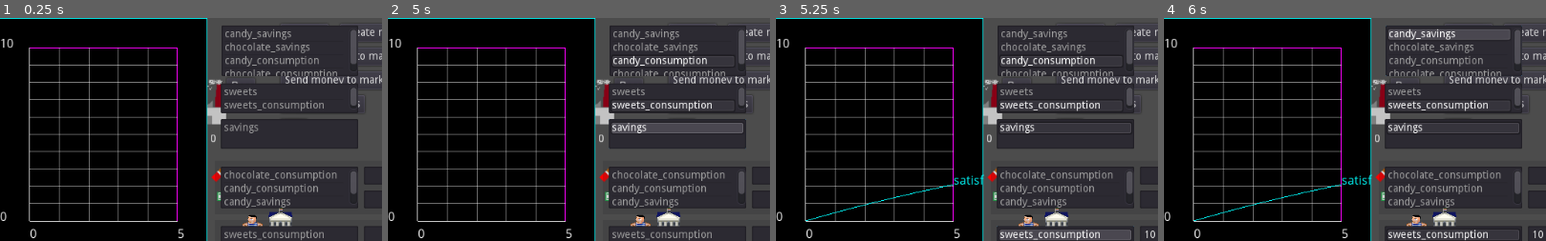
Above: before the commit, frames 1-4 (left to right).
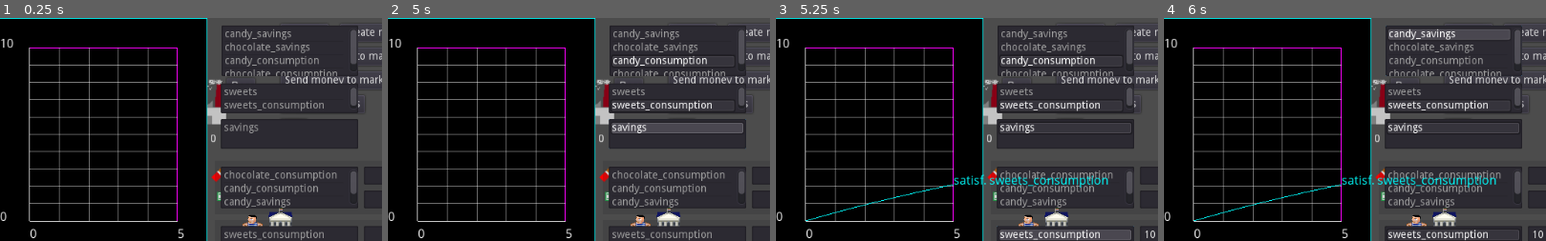
Above: after the commit, the same moments.

Repository: carlostgit/Fiat2
Game: Godot game, scene res://Fiat.tscn
The game is run twice, just before and just after one commit, with the same random seed, the same clock (stepped at 60 frames per second) and the same inputs.
Inputs:
- Up to frame 1 (0.25 s): no input
- Up to frame 2 (5 s): click "Produce" at 0.5 s; click "Create money" at 1.25 s; click "Send products to market" at 2 s; click "Send money to market" at 2.75 s; click "Calculate prices" at 3.5 s; click "Buy" at 4.25 s
- Up to frame 3 (5.25 s): click "Buy" at 5 s
- Up to frame 4 (6 s): click "Produce" at 5.75 s
The pictures show only the part of the screen within x 0-50%, y 0-50%; the shares and areas given below are measured in that part.

Frames 1-2 are identical in both runs. In frame 3, 0.6% of the frame differs, in the area x 54-87%, y 70-77%; in frame 4, 0.6%.

Commit message:
Avanzo en PriceCalculationTesterScene

Diff:
--- a/PriceCalculation/PriceCalculationTesterScene.gd
+++ b/PriceCalculation/PriceCalculationTesterScene.gd
@@ -6,8 +6,8 @@
 # var b = "text"
 
 const SatisfactionCalculator = preload("res://PriceCalculation/SatisfactionCalculator.gd")
-var _satisfaction_calculator:SatisfactionCalculator = null
-
+var _satisfaction_calculator_ref:SatisfactionCalculator = null
+var _satisfaction_calculator_copy:SatisfactionCalculator = null
 
 # Called when the node enters the scene tree for the first time.
 func _ready():
@@ -24,7 +24,7 @@
 #	pass
 
 func update_satisfaction_calculator_data():
-	var satisf_calc:SatisfactionCalculator = _satisfaction_calculator
+	var satisf_calc:SatisfactionCalculator = _satisfaction_calculator_copy
 
 	for option in satisf_calc.get_options():
 		add_option(option)
@@ -47,7 +47,11 @@
 #	TODO seguir por aquí
 
 func set_satisfaction_calculator_ref(satisf_calculator_arg):
-	_satisfaction_calculator = satisf_calculator_arg
+	_satisfaction_calculator_ref = satisf_calculator_arg
+
+#	He creado un _init en SatisfactionCalculator, que hace de constructor de copia
+	_satisfaction_calculator_copy = SatisfactionCalculator.new(satisf_calculator_arg)
+
 	update_satisfaction_calculator_data()
 
 
@@ -69,11 +73,11 @@
 func add_satisf_curve_for_sup_combo(satif_curve_arg:String):
 	$SatisfCurvesForSupCombos/SatisfCurvesForSupCombosItemList.add_item(satif_curve_arg)
 
-func draw_satisfaction_curve(satisf_curve_arg):
+func draw_satisfaction_curve(satisf_curve_arg, curve_name_arg:String = "satisf"):
 	$Plotter.clear()
 	if satisf_curve_arg:
 		var test_funcref = funcref( satisf_curve_arg, "calculate_satifaction")
-		$Plotter.add_func_ref(test_funcref,[],"satisf")
+		$Plotter.add_func_ref(test_funcref,[],curve_name_arg)
 
 func _on_SatisfCurvesItemList_item_selected(index):
 	var option:String = $SatisfCurvesForOptions/SatisfCurvesItemList.get_item_text(index)
@@ -100,31 +104,64 @@
 	show_data_of_sup_combo(option)
 
 func show_data_of_option(option_arg:String):
-	if (_satisfaction_calculator):
-		var max_satisf = _satisfaction_calculator.get_option_max_satisfaction(option_arg)
+	if (_satisfaction_calculator_copy):
+		var max_satisf = _satisfaction_calculator_copy.get_option_max_satisfaction(option_arg)
 		$SatisfCurvesForOptions/MaxSatisfSpinBox.set_value(max_satisf)
-		var pref_at_0 = _satisfaction_calculator.get_option_preference_at_0(option_arg)
-		$SatisfCurvesForOptions/SatisfAt0SpinBox.set_value(pref_at_0)
+		var pref_at_0 = _satisfaction_calculator_copy.get_option_preference_at_0(option_arg)
+		$SatisfCurvesForOptions/PrefAt0SpinBox.set_value(pref_at_0)
 
-		var satisf_curve = _satisfaction_calculator.get_satisfaction_curve_of_option(option_arg)
-		draw_satisfaction_curve(satisf_curve)
+		var satisf_curve = _satisfaction_calculator_copy.get_satisfaction_curve_of_option(option_arg)
+		draw_satisfaction_curve(satisf_curve,"satisf. "+option_arg)
 
 func show_data_of_comp_combo(comp_combo_arg:String):
-	if (_satisfaction_calculator):
-		var max_satisf = _satisfaction_calculator.get_complementary_combo_max_satisfaction(comp_combo_arg)
+	if (_satisfaction_calculator_copy):
+		var max_satisf = _satisfaction_calculator_copy.get_complementary_combo_max_satisfaction(comp_combo_arg)
 		$SatisfCurvesForCompCombos/MaxSatisfSpinBox.set_value(max_satisf)
-		var pref_at_0 = _satisfaction_calculator.get_complementary_combo_preference_at_0(comp_combo_arg)
-		$SatisfCurvesForCompCombos/SatisfAt0SpinBox.set_value(pref_at_0)
+		var pref_at_0 = _satisfaction_calculator_copy.get_complementary_combo_preference_at_0(comp_combo_arg)
+		$SatisfCurvesForCompCombos/PrefAt0SpinBox.set_value(pref_at_0)
 
-		var satisf_curve = _satisfaction_calculator.get_satisfaction_curve_of_comp_combo(comp_combo_arg)
-		draw_satisfaction_curve(satisf_curve)
+		var satisf_curve = _satisfaction_calculator_copy.get_satisfaction_curve_of_comp_combo(comp_combo_arg)
+		draw_satisfaction_curve(satisf_curve, "satisf. "+comp_combo_arg)
 
 func show_data_of_sup_combo(sup_combo_arg:String):
-	if (_satisfaction_calculator):
-		var max_satisf = _satisfaction_calculator.get_supplementary_combo_max_satisfaction(sup_combo_arg)
+	if (_satisfaction_calculator_copy):
+		var max_satisf = _satisfaction_calculator_copy.get_supplementary_combo_max_satisfaction(sup_combo_arg)
 		$SatisfCurvesForSupCombos/MaxSatisfSpinBox.set_value(max_satisf)
-		var pref_at_0 = _satisfaction_calculator.get_supplementary_combo_preference_at_0(sup_combo_arg)
-		$SatisfCurvesForSupCombos/SatisfAt0SpinBox.set_value(pref_at_0)
+		var pref_at_0 = _satisfaction_calculator_copy.get_supplementary_combo_preference_at_0(sup_combo_arg)
+		$SatisfCurvesForSupCombos/PrefAt0SpinBox.set_value(pref_at_0)
 
-		var satisf_curve = _satisfaction_calculator.get_satisfaction_curve_of_sup_combo(sup_combo_arg)
-		draw_satisfaction_curve(satisf_curve)
+		var satisf_curve = _satisfaction_calculator_copy.get_satisfaction_curve_of_sup_combo(sup_combo_arg)
+		draw_satisfaction_curve(satisf_curve, "satisf. "+sup_combo_arg)
+
+
+
+
+
+func _on_MaxSatisfSpinBox_value_changed(value):
+	if value >= 0:
+		var max_satisf = value
+		var selected_items = $SatisfCurvesForOptions/SatisfCurvesItemList.get_selected_items()
+		if (selected_items.size()):
+			var first_select_index = selected_items[0]
+			var option = $SatisfCurvesForOptions/SatisfCurvesItemList.get_item_text(first_select_index)
+			var option_satisf_curve_dict = _satisfaction_calculator_copy.get_option_satisf_curve_dict()
+			if (option_satisf_curve_dict.has(option)):
+				var satisf_curve = option_satisf_curve_dict.get(option)
+				satisf_curve.set_maximum_satisf(value)
+				$Plotter.update()
+
+
+
+
+func _on_PrefAt0SpinBox_value_changed(value):
+	if value >= 0:
+		var max_satisf = value
+		var selected_items = $SatisfCurvesForOptions/SatisfCurvesItemList.get_selected_items()
+		if (selected_items.size()):
+			var first_select_index = selected_items[0]
+			var option = $SatisfCurvesForOptions/SatisfCurvesItemList.get_item_text(first_select_index)
+			var option_satisf_curve_dict = _satisfaction_calculator_copy.get_option_satisf_curve_dict()
+			if (option_satisf_curve_dict.has(option)):
+				var satisf_curve = option_satisf_curve_dict.get(option)
+				satisf_curve.set_preference_at_0(value)
+				$Plotter.update()
--- a/PriceCalculation/PriceCalculationTesterScene.tscn
+++ b/PriceCalculation/PriceCalculationTesterScene.tscn
@@ -59,7 +59,7 @@
 "_edit_use_anchors_": false
 }
 
-[node name="SatisfAt0SpinBox" type="SpinBox" parent="SatisfCurvesForOptions"]
+[node name="PrefAt0SpinBox" type="SpinBox" parent="SatisfCurvesForOptions"]
 margin_left = 200.0
 margin_top = 40.0
 margin_right = 274.0
@@ -96,7 +96,7 @@
 "_edit_use_anchors_": false
 }
 
-[node name="SatisfAt0SpinBox" type="SpinBox" parent="SatisfCurvesForCompCombos"]
+[node name="PrefAt0SpinBox" type="SpinBox" parent="SatisfCurvesForCompCombos"]
 margin_left = 200.0
 margin_top = 40.0
 margin_right = 274.0
@@ -130,7 +130,7 @@
 "_edit_use_anchors_": false
 }
 
-[node name="SatisfAt0SpinBox" type="SpinBox" parent="SatisfCurvesForSupCombos"]
+[node name="PrefAt0SpinBox" type="SpinBox" parent="SatisfCurvesForSupCombos"]
 margin_left = 200.0
 margin_top = 40.0
 margin_right = 274.0
@@ -142,6 +142,8 @@
 [node name="Plotter" parent="." instance=ExtResource( 2 )]
 [connection signal="item_activated" from="SatisfCurvesForOptions/SatisfCurvesItemList" to="." method="_on_SatisfCurvesItemList_item_activated"]
 [connection signal="item_selected" from="SatisfCurvesForOptions/SatisfCurvesItemList" to="." method="_on_SatisfCurvesItemList_item_selected"]
+[connection signal="value_changed" from="SatisfCurvesForOptions/MaxSatisfSpinBox" to="." method="_on_MaxSatisfSpinBox_value_changed"]
+[connection signal="value_changed" from="SatisfCurvesForOptions/PrefAt0SpinBox" to="." method="_on_PrefAt0SpinBox_value_changed"]
 [connection signal="item_activated" from="SatisfCurvesForCompCombos/SatisfCurvesForCompCombosItemList" to="." method="_on_SatisfCurvesForCompCombosItemList_item_activated"]
 [connection signal="item_selected" from="SatisfCurvesForCompCombos/SatisfCurvesForCompCombosItemList" to="." method="_on_SatisfCurvesForCompCombosItemList_item_selected"]
 [connection signal="item_activated" from="SatisfCurvesForSupCombos/SatisfCurvesForSupCombosItemList" to="." method="_on_SatisfCurvesForSupCombosItemList_item_activated"]
--- a/PriceCalculation/SatisfactionCalculator.gd
+++ b/PriceCalculation/SatisfactionCalculator.gd
@@ -99,13 +99,42 @@
 #func _process(delta):
 #	pass
 
-func _init():
+func _init(satisfaction_calculator_arg:Control = null):
 	init_default_satisfaction()
+	if (satisfaction_calculator_arg):
+		copy(satisfaction_calculator_arg)
+
+
+func copy(satisfaction_calculator_arg:Control):
+#	El método duplicate() de Object no hace bien la copia de mis variables miembro Dictionary
+	_complementary_combos = (satisfaction_calculator_arg.get_complementary_combos()).duplicate()
+	_supplementary_combos = (satisfaction_calculator_arg.get_supplementary_combos()).duplicate()
+	_products = (satisfaction_calculator_arg.get_products()).duplicate()
+	_option_satisf_curve_dict = (satisfaction_calculator_arg.get_satisfaction_curves_of_options()).duplicate()
+	_complementary_combo_satisf_curve_dict = (satisfaction_calculator_arg.get_satisfaction_curves_of_complementary_combos()).duplicate()
+	_supplementary_combo_satisf_curve_dict = (satisfaction_calculator_arg.get_satisfaction_curves_of_supplementary_combos()).duplicate()
+	_options = (satisfaction_calculator_arg.get_options()).duplicate()
+	_option_product_dict = (satisfaction_calculator_arg.get_option_product_dict()).duplicate()
+
 
 func reset()->void:
 	_option_satisf_curve_dict.clear()
 	_complementary_combo_satisf_curve_dict.clear()
 	_supplementary_combo_satisf_curve_dict.clear()
+
+#func copy()->Control:
+#
+#	var satisfaction_calculator_copy = (self.get_script()).new()
+#	satisfaction_calculator_copy.set_complementary = _complementary_combos.duplicate()
+##	_supplementary_combos:Dictionary = {	"savings":	{	"candy_savings":0.1,
+##	_products = Globals._products
+##
+##	_option_satisf_curve_dict:Dictionary = {}
+##	_complementary_combo_satisf_curve_dict:Dictionary = {}
+##	_supplementary_combo_satisf_curve_dict:Dictionary = {}
+##	_options:Array = ["candy_savings","chocolate_savings",
+##	_option_product_dict:Dictionary = { "candy_savings": "candy",
+#	return satisfaction_calculator_copy
 
 func set_preference_for_chocolate():
 	reset()
@@ -479,6 +508,9 @@
 func set_option_product_dict(option_product_dict_arg:Dictionary):
 
 	self._option_product_dict = option_product_dict_arg
+
+func get_option_product_dict():
+	return self._option_product_dict
 
 #func get_diminishing_returns_factor(quantity_arg:float) -> float:
 #	#Voy a llamar al termino "1-(1/(0.25*x+1)^2)" Diminishing Returns Factor
--- a/PriceCalculation/SatisfactionCurve.gd
+++ b/PriceCalculation/SatisfactionCurve.gd
@@ -73,6 +73,9 @@
 	var pref_at_0 = _param_preference_at_0
 	var max_satisf = _maximum_satisf
 
+	if max_satisf==0:
+		return max_satisf
+
 	ret_satisf = max_satisf*get_diminishing_returns_factor(quantity_arg*pref_at_0/max_satisf)
 
 	return ret_satisf
@@ -81,6 +84,9 @@
 func get_preference_at_0() -> float:
 	return _param_preference_at_0
 
+func set_preference_at_0(param_preference_arg:float):
+	_param_preference_at_0 = param_preference_arg
+
 func get_maximum_satisf() -> float:
 	return _maximum_satisf
 
